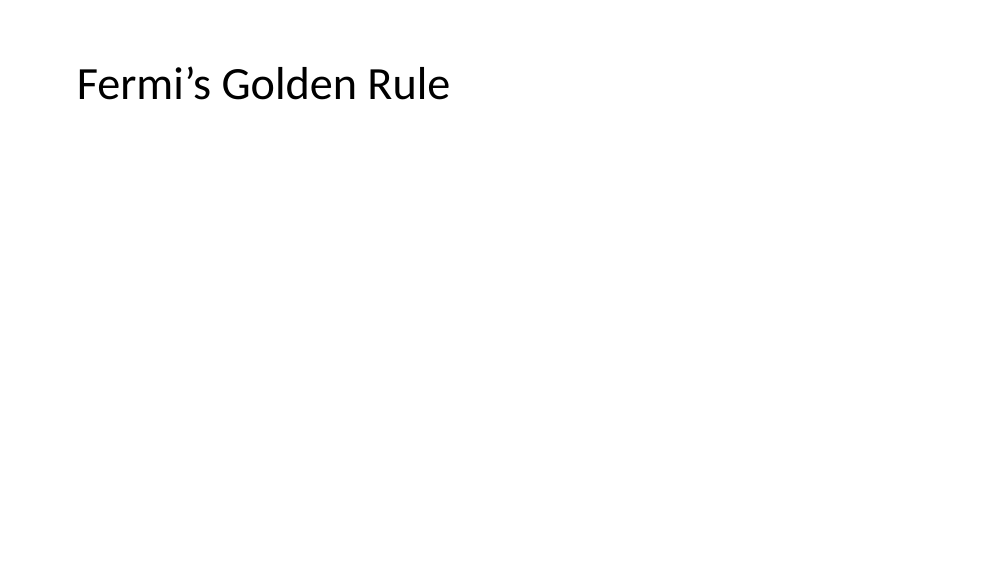
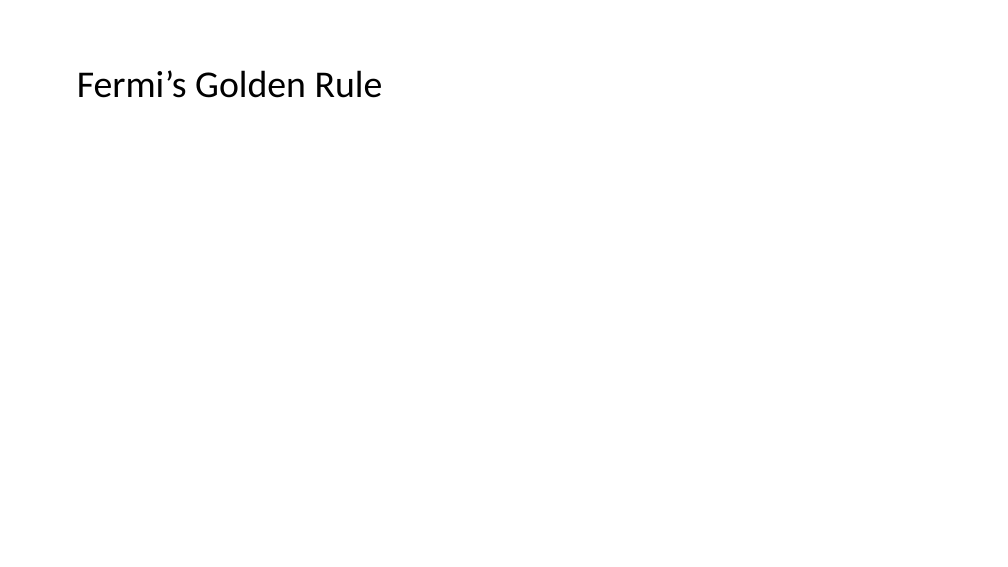
Before and after one commit to kwang0/KPZ-Project, a slide deck: slide 19 of EPiQS Presentation.pptx (slide 18 before the commit). Drawn at 1008x567 pixels with LibreOffice and Linux fonts; fonts in the diff are those of the drawing; grey boxes stand for pictures. Boxes give left, top, right and bottom in pixels: in the first picture for what was removed or moved away, otherwise in the second. Text is boxed around its words. In the diff, an @@ line names an element or a change of style, - is before the commit and + after.

```diff
--- a/EPiQS Presentation.pptx
+++ b/EPiQS Presentation.pptx
@@ title "Fermi’s Golden Rule" at [77,70,383,98]: size 44 to 36 pt @@
```
Also in this commit, not shown: 8 other slides changed, 1 slide added.
